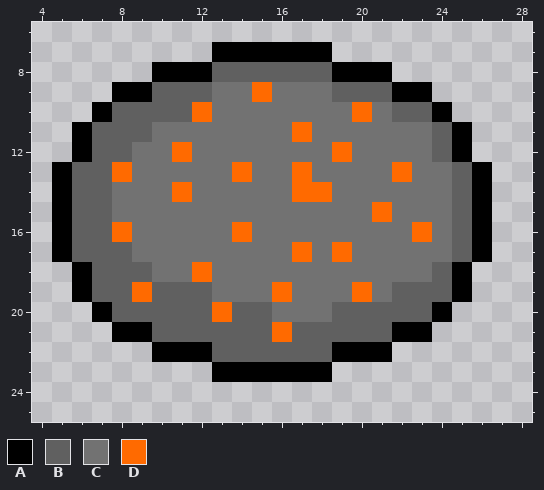
Edited in one commit: pixel-art sprite (Assets/Resources/Icons/smolderdough.png). The picture above was drawn from the file before the commit.
The file is 32x32 pixels. Shown: x 4..28, y 6..25.
Palette (. is transparent): A #000000  B #606060  C #727272  D #ff6a00
Pixels before, first column x 5:
 7 ........AAAAAA........
 8 .....AAABBBBBBAAA.....
 9 ...AABBBCCDCCCBBBAA...
10 ..ABBBBDCCCCCCCDCBBA..
11 .ABBBCCCCCCCDCCCCCCBA.
12 .ABBCCDCCCCCCCDCCCCBA.
13 ABBDCCCCCDCCDCCCCDCCBA
14 ABBCCCDCCCCCDDCCCCCCBA
15 ABBCCCCCCCCCCCCCDCCCBA
16 ABBDCCCCCDCCCCCCCCDCBA
17 ABBBCCCCCCCCDCDCCCCCBA
18 .ABBBCCDCCCCCCCCCCCBA.
19 .ABBDBBBCCCDCCCDCBBBA.
20 ..ABBBBBDBBCCCBBBBBA..
21 ...AABBBBBBDBBBBBAA...
22 .....AAABBBBBBAAA.....
23 ........AAAAAA........
The same view after the edit:
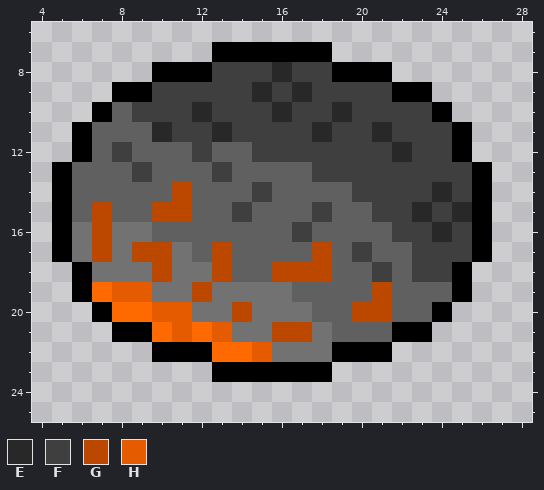
Colours new in this view: E #282828  F #3f3f3f  G #bc4800  H #e55b00
The exact change:
Changed rows in their new state; - is an unchanged pixel.
first column x 6:
 8 -------FFFEFF-------
 9 ----FFFFFEFEFFFF----
10 ---FFFEFFFEFFEFFFF--
11 ----EFFEFFFFEFFEFFF-
12 --FBBBFBBFFFFFFFEFF-
13 --BFBBBFBBBBFFFFFFFF
14 --BBBGBBBFBBBBFFFFEF
15 -GBBGGBBFBBBFBBFFEFE
16 CGC-BBBBBBBFBBBBFFEF
17 CGCGG-BGBBBBGBFBBFFF
18 -CCCG-CGBBGGGBBFBFF-
19 -DHHCCG---CBBBBG----
20 --DDHHCCGC--B-GG----
21 ----DHDHCCGGC-------
22 -------DDHCCC-------
Where, in picture pixels (left, top, right, bottom), the same in both pictures:
changed: (72, 62, 472, 362)
